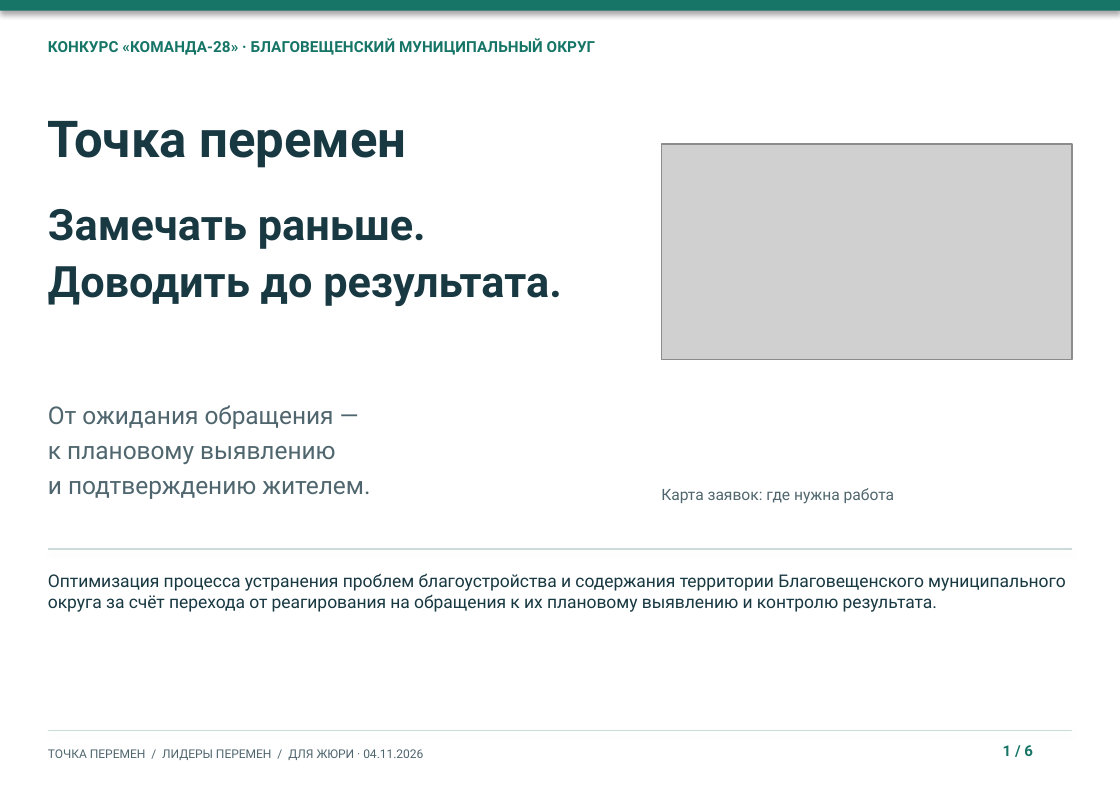
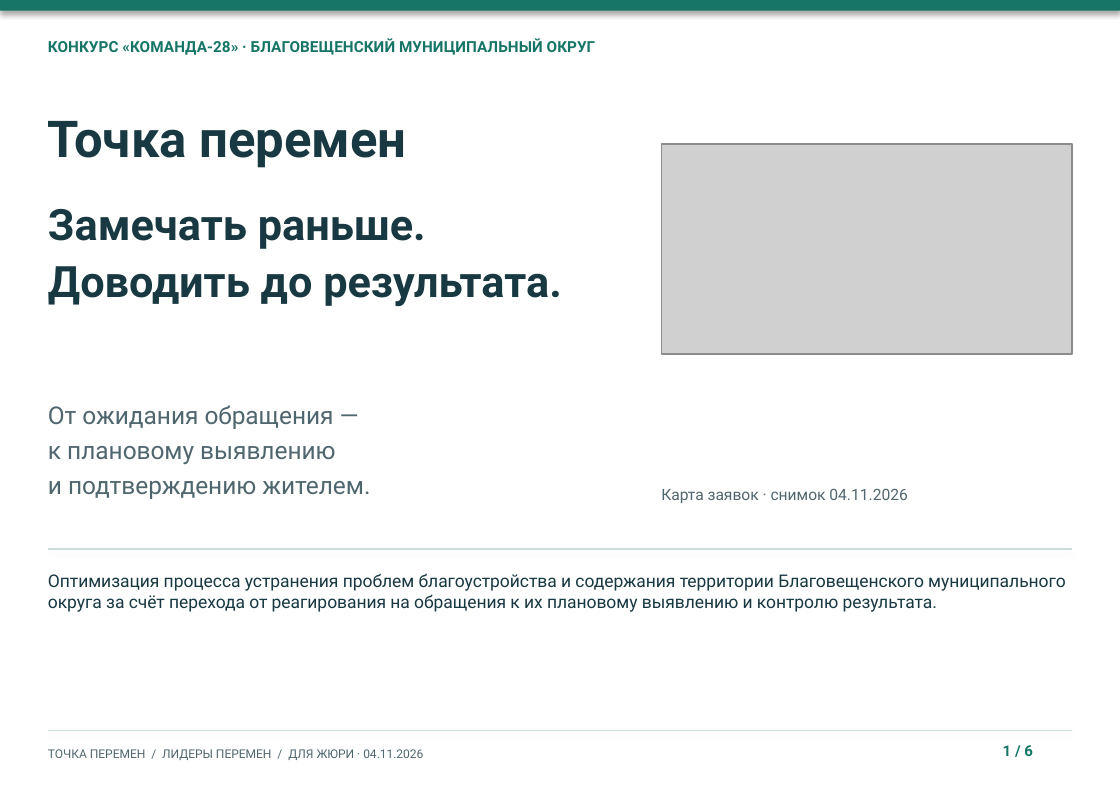
Before and after one commit to NiceGenn/Team-28-progress, a slide deck: slide 1 of файлы/mini-prezentaciya-dlya-zhyuri.pptx. Drawn at 1120x789 pixels with LibreOffice and Linux fonts; fonts in the diff are those of the drawing; grey boxes stand for pictures. Boxes give left, top, right and bottom in pixels: in the first picture for what was removed or moved away, otherwise in the second. Text is boxed around its words. In the diff, an @@ line names an element or a change of style, - is before the commit and + after.

```diff
--- a/файлы/mini-prezentaciya-dlya-zhyuri.pptx
+++ b/файлы/mini-prezentaciya-dlya-zhyuri.pptx
@@ picture: place and size @@
-picture at <box>661,144,1071,359</box>
+picture at <box>661,144,1071,353</box>
@@ text at <box>661,488,907,503</box>: text changed @@
-Карта заявок: где нужна работа
+Карта заявок · снимок 04.11.2026
```
Also in this commit, not shown: 2 other slides changed, 1 slide added, 1 slide removed, 4 other files.
